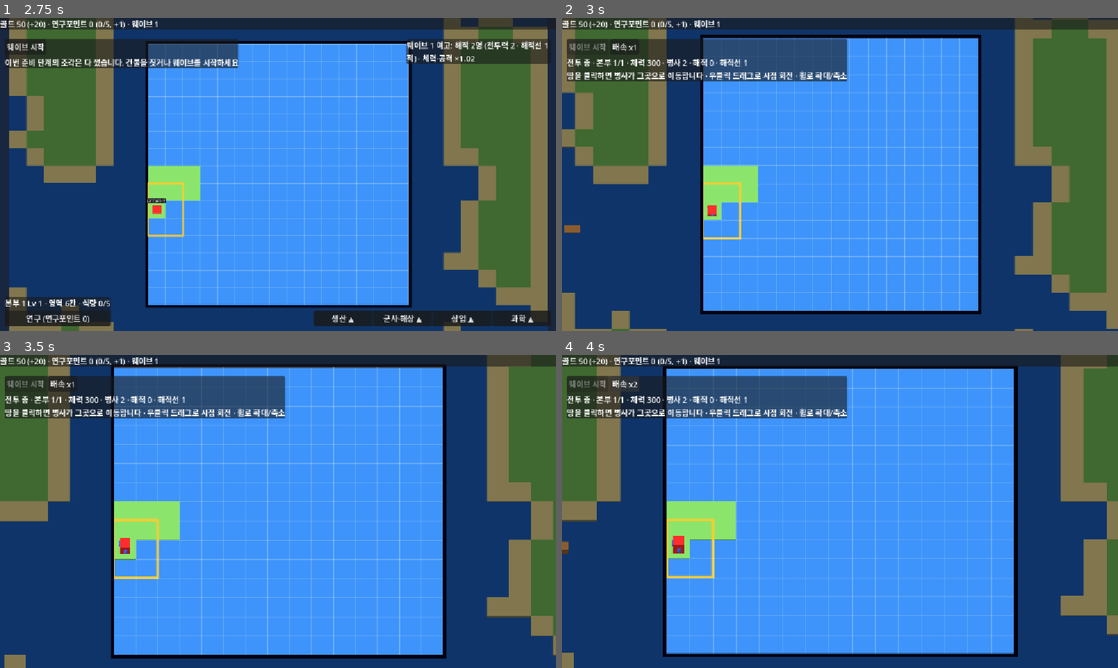
Above: before the commit, frames 1-4 (two rows, left to right).
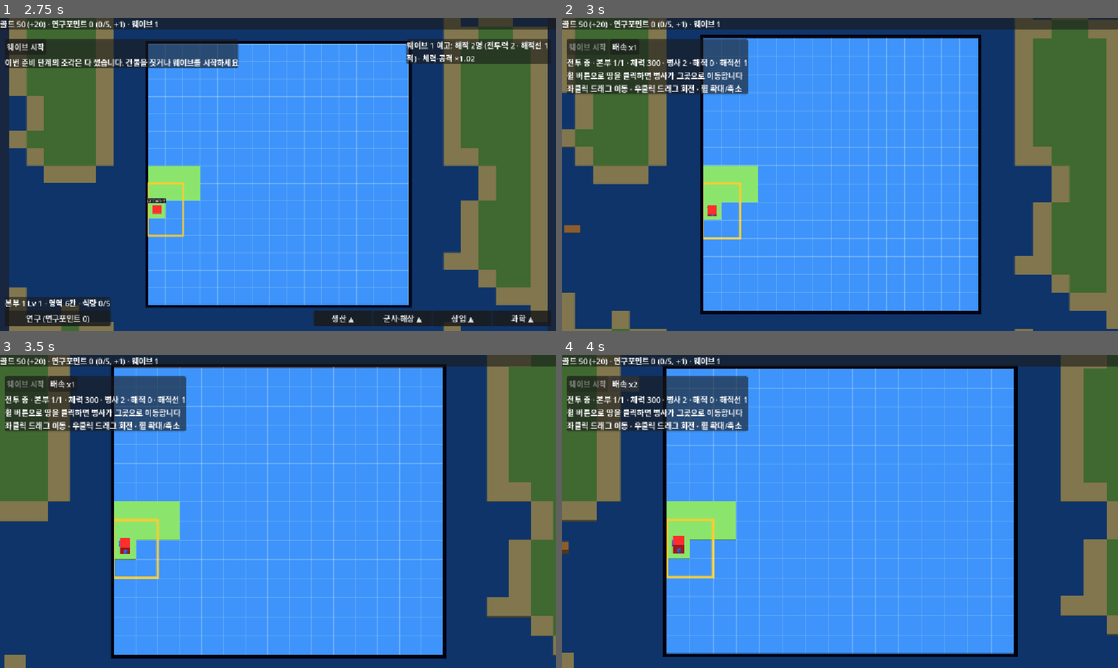
Above: after the commit, the same moments.

Repository: dpwns5889/Islander
Game: Godot game, scene res://assets/scenes/menu.tscn
The game is run twice, just before and just after one commit, with the same random seed, the same clock (stepped at 60 frames per second) and the same inputs.
Inputs (mouse positions are in pixels of both pictures, inside the frame that each line leads up to):
- Up to frame 1 (2.75 s): click "시작" at 0.5 s; tap Enter at 1.25 s; move the mouse to (400, 158) at 1.27 s; tap P at 1.35 s; click (400, 158) at 1.42 s; tap Space at 2 s; drag from (166, 190) to (250, 237) at 2.02 s
- Up to frame 2 (3 s): click "웨이브 시작" at 2.75 s
- Up to frame 3 (3.5 s): no input
- Up to frame 4 (4 s): click "배속 x1" at 3.5 s

Frame 1 is identical in both runs. In frame 2, 4.3% of the frame differs, in the area x 0-52%, y 6-25%; in frame 3, 4.3%; in frame 4, 4.3%.

Commit message:
feat: 전투 중 좌클릭 드래그 카메라 이동 추가
좌클릭 드래그로 카메라를 옮기고, 병사 이동 명령은 휠 버튼 클릭으로 옮겼다.
화면 중앙은 필드 안에 머물고, 전투가 끝나면 필드 중앙으로 돌아온다.
기획서 v0.57

Co-Authored-By: Claude Sonnet 5.5 <noreply@anthropic.com>

Diff:
--- a/assets/scripts/main.gd
+++ b/assets/scripts/main.gd
@@ -74,6 +74,7 @@
 var _battle_zoom: float = 1.0 ## 전투 중 휠 줌 배율
 var _battle_pitch: float = Balance.COMBAT_PITCH ## 전투 카메라 기울기(도)
 var _battle_yaw: float = 0.0 ## 전투 카메라 좌우 회전(도)
+var _battle_pan: Vector3 = Vector3.ZERO ## 전투 중 화면 중앙이 필드 중심에서 옮겨 간 거리
 var _note: String = ""
 var _gmats: Dictionary = {}
 
@@ -743,6 +744,7 @@
 	_battle_zoom = 1.0 # 전투는 항상 기본 시점에서 시작한다 (기획서 2장)
 	_battle_pitch = Balance.COMBAT_PITCH
 	_battle_yaw = 0.0
+	_battle_pan = Vector3.ZERO
 	_blend_camera(1.0)
 	field.buildings_lost.clear()
 	field.show_labels(false) # 전투 중에는 건물 이름을 숨긴다 (기획서 7.2)
@@ -892,9 +894,13 @@
 	var r: float = deg_to_rad(pitch)
 	# 직교 카메라라 거리는 화면 크기와 무관하다. 낮게 기울여도 땅이 잘리지 않게 멀리 둔다
 	var offset: Vector3 = Vector3(0, sin(r), cos(r)).rotated(Vector3.UP, deg_to_rad(yaw)) * 100.0
-	var scale: float = maxf(field.bounds.size.x / float(Field.W), field.bounds.size.y / float(Field.H)) # 넓어진 필드에 맞춰 줌아웃
-	var size: float = lerpf(Balance.PREP_CAM_SIZE * _zoom, Balance.COMBAT_CAM_SIZE * _battle_zoom, _blend)
-	pixel.aim(field.center_world() + offset, pitch, size * scale, yaw)
+	pixel.aim(field.center_world() + _battle_pan * _blend + offset, pitch, _view_size(), yaw)
+
+
+## 카메라에 세로로 담기는 크기: 넓어진 필드에 맞춰 줌아웃한다
+func _view_size() -> float:
+	var scale: float = maxf(field.bounds.size.x / float(Field.W), field.bounds.size.y / float(Field.H))
+	return lerpf(Balance.PREP_CAM_SIZE * _zoom, Balance.COMBAT_CAM_SIZE * _battle_zoom, _blend) * scale
 
 
 ## 휠 확대/축소: 준비 단계와 전투가 배율을 따로 가진다 (기획서 2장)
@@ -903,6 +909,17 @@
 		_zoom = clampf(_zoom * f, Balance.ZOOM_MIN, Balance.ZOOM_MAX)
 	else:
 		_battle_zoom = clampf(_battle_zoom * f, Balance.ZOOM_MIN, Balance.ZOOM_MAX)
+	_update_camera()
+
+
+## 전투 중 좌클릭 드래그: 땅이 마우스를 따라오게 옮긴다. 화면 중앙은 필드 안에 둔다 (기획서 7.2)
+func _pan_camera(motion: Vector2) -> void:
+	var per_pixel: float = _view_size() / get_viewport().get_visible_rect().size.y
+	var ground: Vector3 = Vector3(-motion.x, 0.0, -motion.y / sin(deg_to_rad(_battle_pitch))) * per_pixel
+	_battle_pan += ground.rotated(Vector3.UP, deg_to_rad(_battle_yaw))
+	var half: Vector2 = Vector2(field.bounds.size) / 2.0
+	_battle_pan.x = clampf(_battle_pan.x, -half.x, half.x)
+	_battle_pan.z = clampf(_battle_pan.z, -half.y, half.y)
 	_update_camera()
 
 
@@ -1047,9 +1064,11 @@
 				select_building(hc)
 		elif right or key == KEY_ESCAPE:
 			select_building(Vector2i(-1, -1))
-	else: # 전투 중에는 클릭한 땅으로 병사가 이동하고, 우클릭 드래그로 카메라를 돌린다
-		if left:
+	else: # 전투 중: 휠 버튼 클릭은 병사 이동, 좌클릭 드래그는 카메라 이동, 우클릭 드래그는 회전
+		if event is InputEventMouseButton and event.pressed and event.button_index == MOUSE_BUTTON_MIDDLE:
 			command_move(_hover_cell())
+		elif event is InputEventMouseMotion and event.button_mask & MOUSE_BUTTON_MASK_LEFT:
+			_pan_camera((event as InputEventMouseMotion).relative)
 		elif event is InputEventMouseMotion and event.button_mask & MOUSE_BUTTON_MASK_RIGHT:
 			_drag_camera((event as InputEventMouseMotion).relative)
 
@@ -1212,7 +1231,7 @@
 			upgrade_button.disabled = true
 	var s: String
 	if battle != null:
-		s = battle.summary() + "\n땅을 클릭하면 병사가 그곳으로 이동합니다 · 우클릭 드래그로 시점 회전 · 휠로 확대/축소"
+		s = battle.summary() + "\n휠 버튼으로 땅을 클릭하면 병사가 그곳으로 이동합니다\n좌클릭 드래그 이동 · 우클릭 드래그 회전 · 휠 확대/축소"
 	elif placed_count == 0:
 		s = "시작 조각을 놓으세요 (빨간 칸이 본부) · 좌클릭 배치 · R/우클릭 회전"
 	elif current != null and placing_hq:
--- a/project.godot
+++ b/project.godot
@@ -11,7 +11,7 @@
 [application]
 
 config/name="Islander"
-config/version="0.56"
+config/version="0.57"
 run/main_scene="res://assets/scenes/menu.tscn"
 config/features=PackedStringArray("4.7", "Forward Plus")
 config/icon="res://icon.svg"
--- a/tests/m30_flow.gd
+++ b/tests/m30_flow.gd
@@ -1,5 +1,5 @@
 extends SceneTree
-## M30 화면 흐름 점검: 전투 중 카메라 확대·회전과 전투 뒤 복귀 godot --headless --script tests/m30_flow.gd
+## M30 화면 흐름 점검: 전투 중 카메라 확대·이동·회전, 병사 이동 입력, 전투 뒤 복귀 godot --headless --script tests/m30_flow.gd
 
 
 func _initialize() -> void:
@@ -37,6 +37,37 @@
 	var center: Vector3 = main.field.center_world()
 	var hit: Vector3 = Plane(Vector3.UP, center.y).intersects_ray(ray[0], ray[1])
 	fails += _check(hit.distance_to(center) < 0.5, "회전해도 화면 중앙은 필드 중심 (오차 %.2f)" % hit.distance_to(center))
+	# 휠 버튼 클릭만 병사를 움직인다 (마우스가 가리키는 칸을 땅으로 만들어 확인)
+	main._hover_cell()
+	var land: Vector2i = main.field.cells.keys()[0]
+	var ground: Vector3 = main.field.cell_to_world(land)
+	main._drag_camera(Vector2(100, 0)) # 회전을 0으로 되돌린다
+	main._battle_pan = Vector3(ground.x - center.x, 0.0, ground.z - center.z)
+	main._update_camera()
+	await process_frame
+	root.warp_mouse(root.get_visible_rect().size / 2.0)
+	_wheel(main, MOUSE_BUTTON_LEFT)
+	fails += _check(main.battle.soldiers[0].order == Vector2i(-1, -1), "좌클릭은 병사를 움직이지 않는다")
+	if main._hover_cell() == land: # 헤드리스에서는 마우스 위치를 못 옮길 수 있다
+		_wheel(main, MOUSE_BUTTON_MIDDLE)
+		fails += _check(main.battle.soldiers[0].order == land, "휠 버튼 클릭: 병사 이동")
+	else:
+		print("건너뜀: 마우스 위치를 옮길 수 없어 휠 버튼 이동은 확인하지 못함")
+	# 좌클릭 드래그 이동: 땅이 마우스를 따라온다
+	main._battle_pan = Vector3.ZERO
+	main._battle_pitch = Balance.COMBAT_PITCH
+	main._battle_yaw = 30.0
+	main._update_camera()
+	await process_frame
+	var mid: Vector2 = root.get_visible_rect().size / 2.0
+	var before: Vector3 = _ground(pv, mid, center.y)
+	_drag(main, Vector2(60, -40), MOUSE_BUTTON_MASK_LEFT)
+	await process_frame
+	var after: Vector3 = _ground(pv, mid + Vector2(60, -40), center.y)
+	fails += _check(before.distance_to(after) < 0.2, "좌클릭 드래그: 땅이 마우스를 따라온다 (오차 %.2f)" % before.distance_to(after))
+	_drag(main, Vector2(-100000, -100000), MOUSE_BUTTON_MASK_LEFT)
+	var half: Vector2 = Vector2(main.field.bounds.size) / 2.0
+	fails += _check(absf(main._battle_pan.x) <= half.x + 0.01 and absf(main._battle_pan.z) <= half.y + 0.01, "화면 중앙은 필드 안")
 	for _i in 3000:
 		if main.battle == null:
 			break
@@ -44,6 +75,11 @@
 	await create_timer(1.0).timeout
 	fails += _check(main.battle == null and is_equal_approx(pv._pitch, 90.0) and is_equal_approx(pv._yaw, 0.0), "전투 뒤 90도, 회전 0")
 	fails += _check(is_equal_approx(pv._size, prep_size), "전투 뒤 준비 단계 배율 복귀")
+	var top: Vector3 = _ground(pv, root.get_visible_rect().size / 2.0, center.y)
+	var now: Vector3 = main.field.center_world()
+	fails += _check(Vector2(top.x - now.x, top.z - now.z).length() < 0.2, "전투 뒤 필드 중앙 복귀")
+	_drag(main, Vector2(80, 80), MOUSE_BUTTON_MASK_LEFT)
+	fails += _check(is_equal_approx(pv._size, prep_size) and main._battle_pan * main._blend == Vector3.ZERO, "준비 단계에서는 옮겨지지 않는다")
 	main.tiles_required = 0
 	main.start_wave()
 	await create_timer(1.0).timeout
@@ -66,6 +102,11 @@
 	main._unhandled_input(e)
 
 
+func _ground(pv: PixelView, screen: Vector2, height: float) -> Vector3:
+	var ray: Array[Vector3] = pv.ray(screen)
+	return Plane(Vector3.UP, height).intersects_ray(ray[0], ray[1])
+
+
 func _check(ok: bool, msg: String) -> int:
 	if not ok:
 		print("실패: ", msg)
Not shown, changed: docs/GameDesign.md
